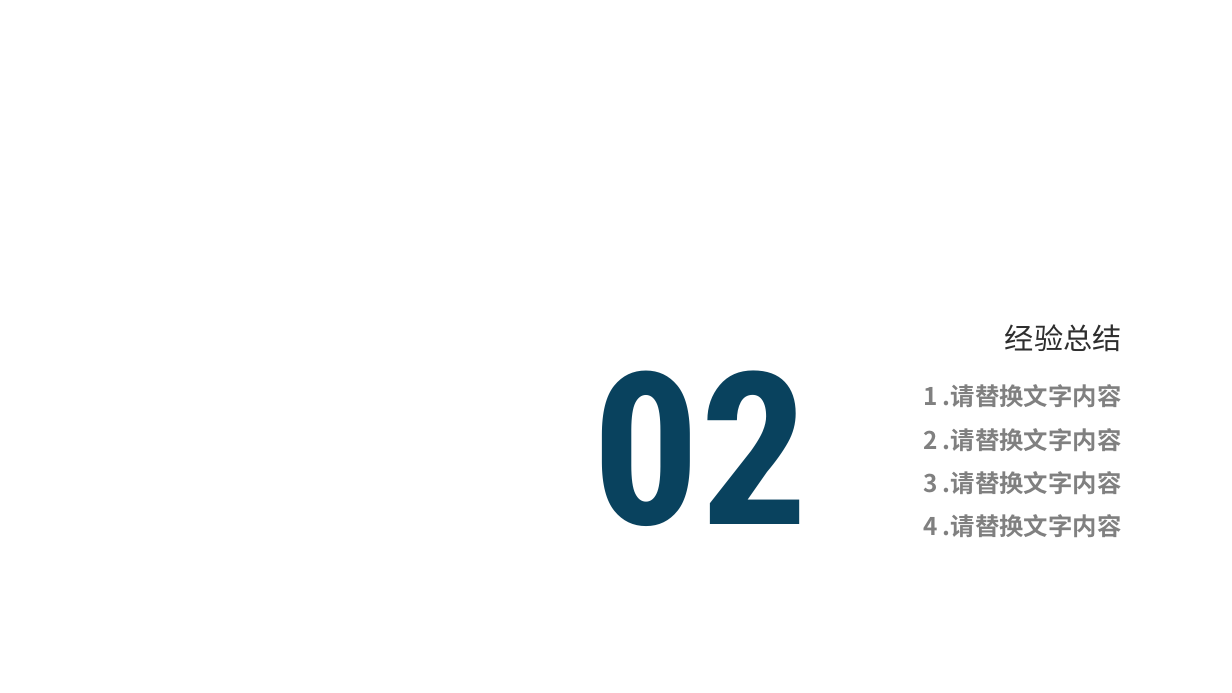
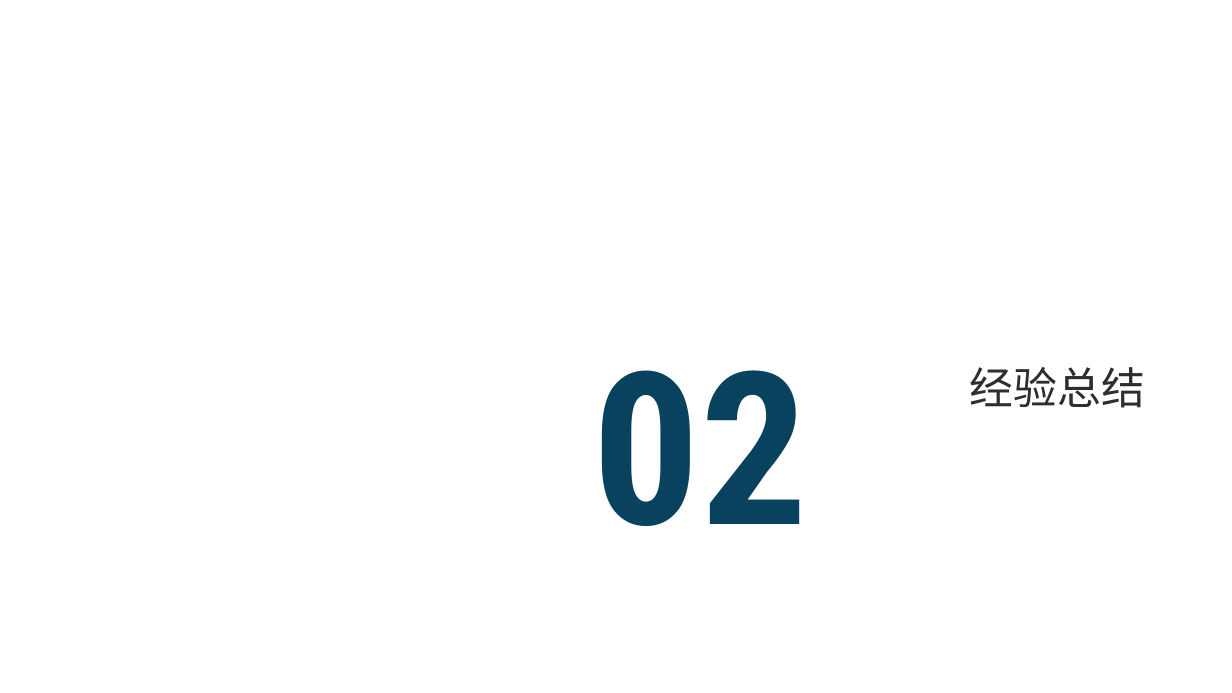
Before and after one commit to Ovaphlow/ovaphlow-config.files, a slide deck: slide 7 of 王绪楠.pptx (slide 11 before the commit). Drawn at 1232x693 pixels with LibreOffice and Linux fonts; fonts in the diff are those of the drawing; background and template pictures are left out. Boxes give left, top, right and bottom in pixels: in the first picture for what was removed or moved away, otherwise in the second. Text is boxed around its words. In the diff, an @@ line names an element or a change of style, - is before the commit and + after.

```diff
--- a/王绪楠.pptx
+++ b/王绪楠.pptx
@@ text "经验总结" moved from (x1=1005, y1=324, x2=1122, y2=352) to (x1=970, y1=367, x2=1145, y2=408) @@
@@ text "经验总结" at (x1=970, y1=367, x2=1145, y2=408): size 24 to 36 pt @@
@@ text removed at (x1=923, y1=384, x2=1122, y2=407) @@
-1 .请替换文字内容
@@ text removed at (x1=923, y1=428, x2=1122, y2=451) @@
-2 .请替换文字内容
@@ text removed at (x1=923, y1=471, x2=1122, y2=494) @@
-3 .请替换文字内容
@@ text removed at (x1=923, y1=514, x2=1122, y2=537) @@
-4 .请替换文字内容
```
Also in this commit, not shown: 2 other slides changed, 5 slides added, 2 slides removed, 1 other file.
